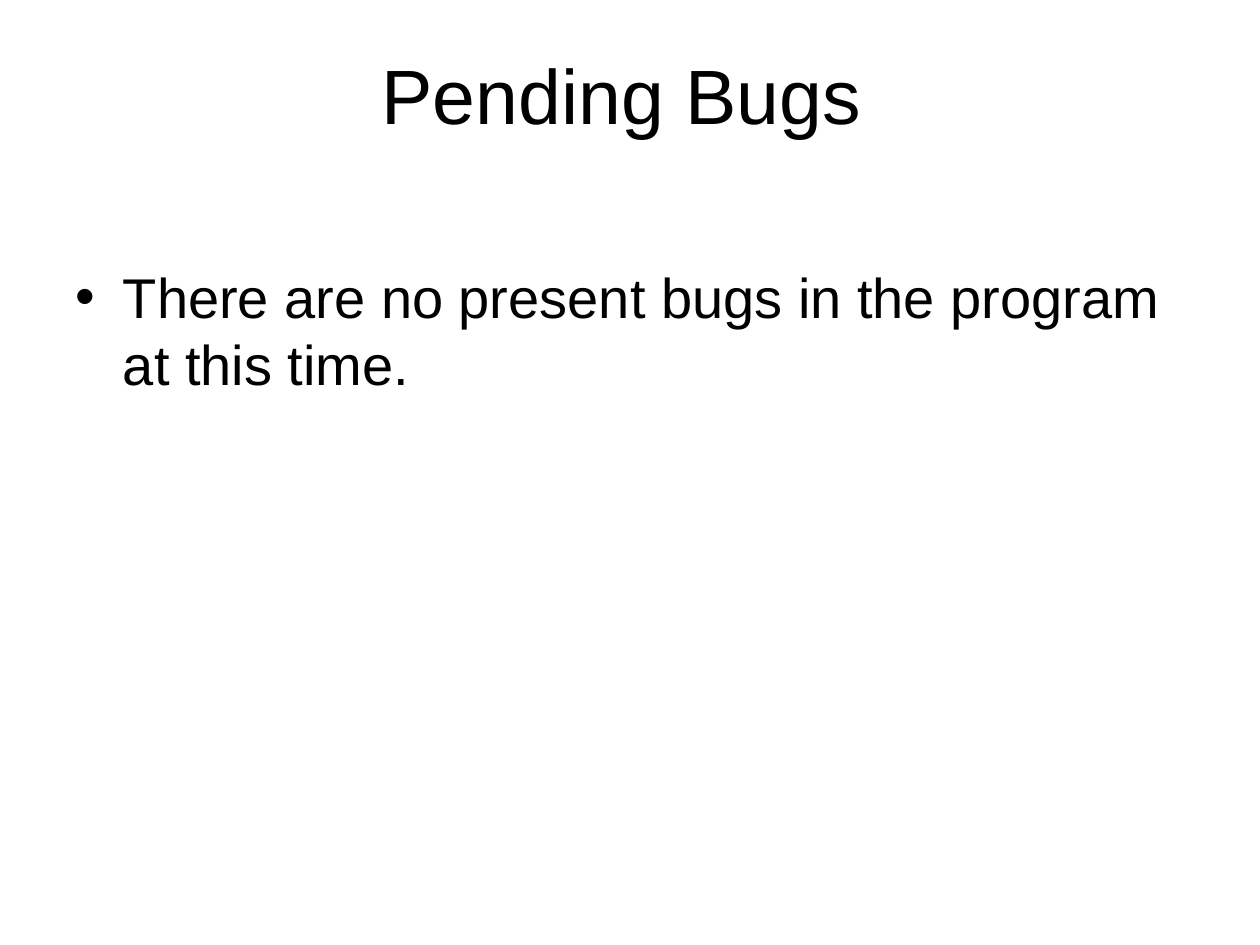
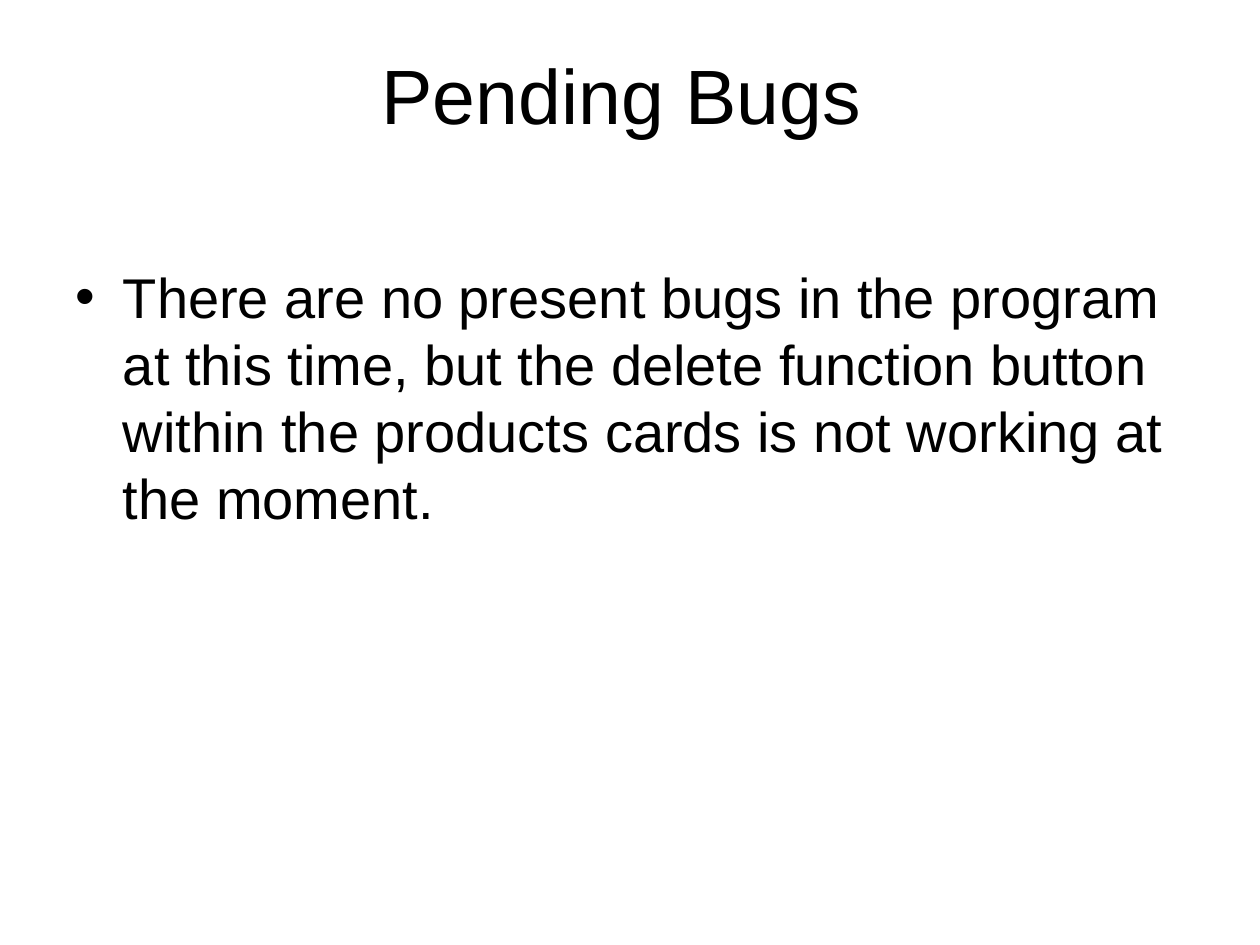
Before and after one commit to rcoon1/CST-391, a slide deck: slide 3 of Milestones/Milestone 4/Milestone4Rcoon.pptx. Drawn at 1260x945 pixels with LibreOffice and Linux fonts; fonts in the diff are those of the drawing; background and template pictures are left out. Boxes give left, top, right and bottom in pixels: in the first picture for what was removed or moved away, otherwise in the second. Text is boxed around its words. In the diff, an @@ line names an element or a change of style, - is before the commit and + after.

```diff
--- a/Milestones/Milestone 4/Milestone4Rcoon.pptx
+++ b/Milestones/Milestone 4/Milestone4Rcoon.pptx
@@ text at [123, 277, 1162, 520]: text changed @@
-• There are no present bugs in the program at this time.
+• There are no present bugs in the program at this time, but the delete function button within the products cards is not working at the moment.
```
Also in this commit, not shown: 3 other slides changed, 2 other files.
